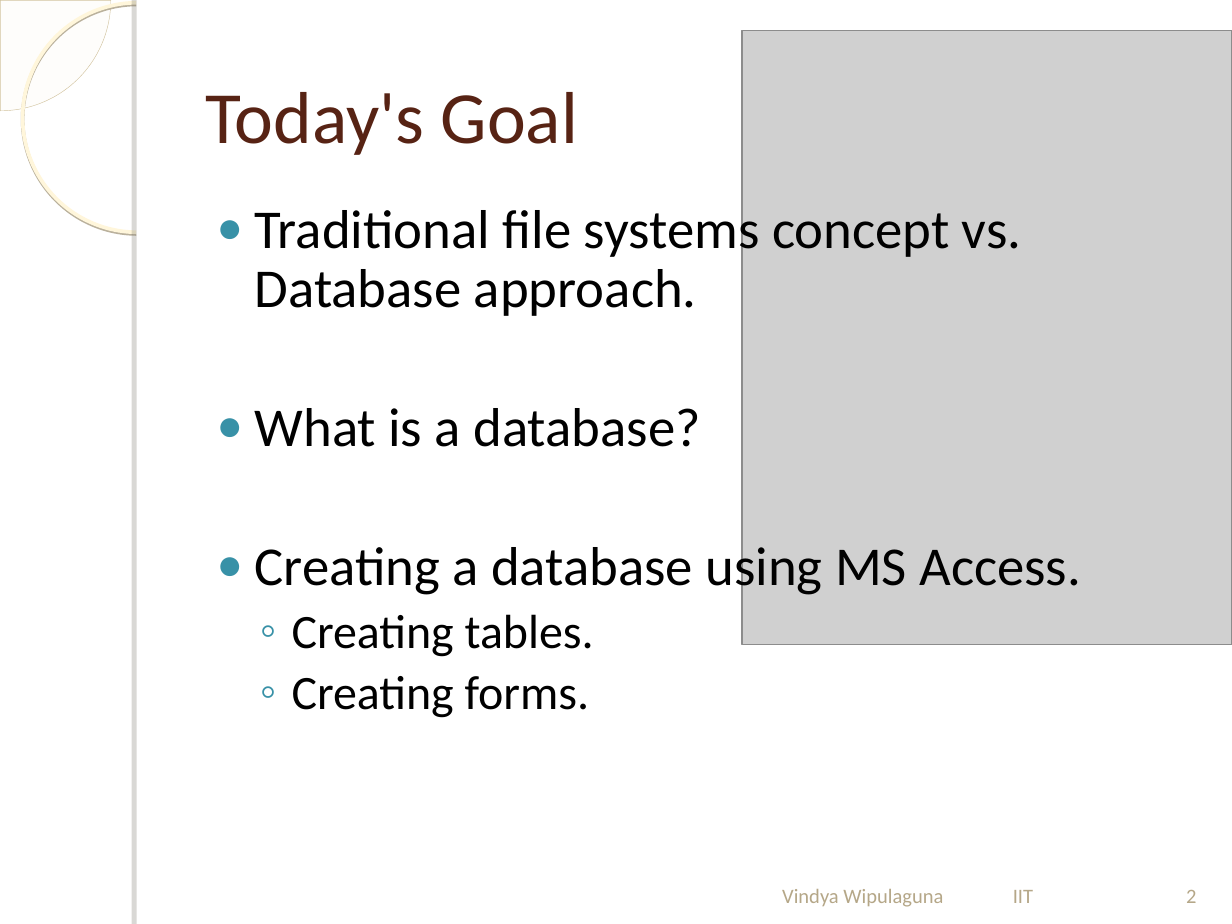
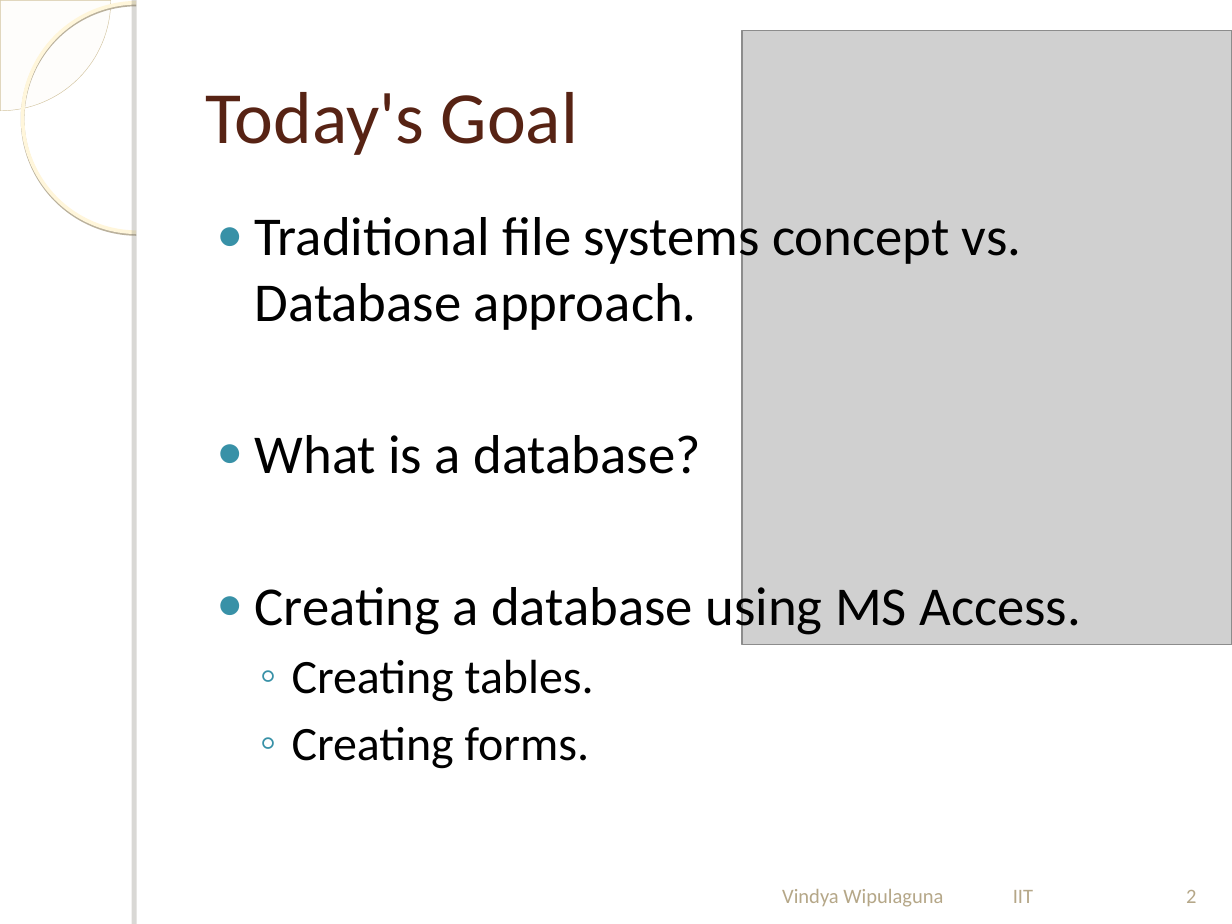
Before and after one commit to sachinimadara/Data-Management-System, a slide deck: slide 2 of MSAccess.ppt. Drawn at 1232x924 pixels with LibreOffice and Linux fonts; fonts in the diff are those of the drawing; grey boxes stand for pictures; background and template pictures are left out. Boxes give left, top, right and bottom in pixels: in the first picture for what was removed or moved away, otherwise in the second. Text is boxed around its words. In the diff, an @@ line names an element or a change of style, - is before the commit and + after.

Commit message:
Add new slide

```diff
--- a/MSAccess.ppt
+++ b/MSAccess.ppt
@@ text "Traditional file systems concept vs. ..." at [255,210,1081,769]: line spacing 0.9 to 1 @@
```
Also in this commit, not shown: 8 other slides changed, 1 slide added.
